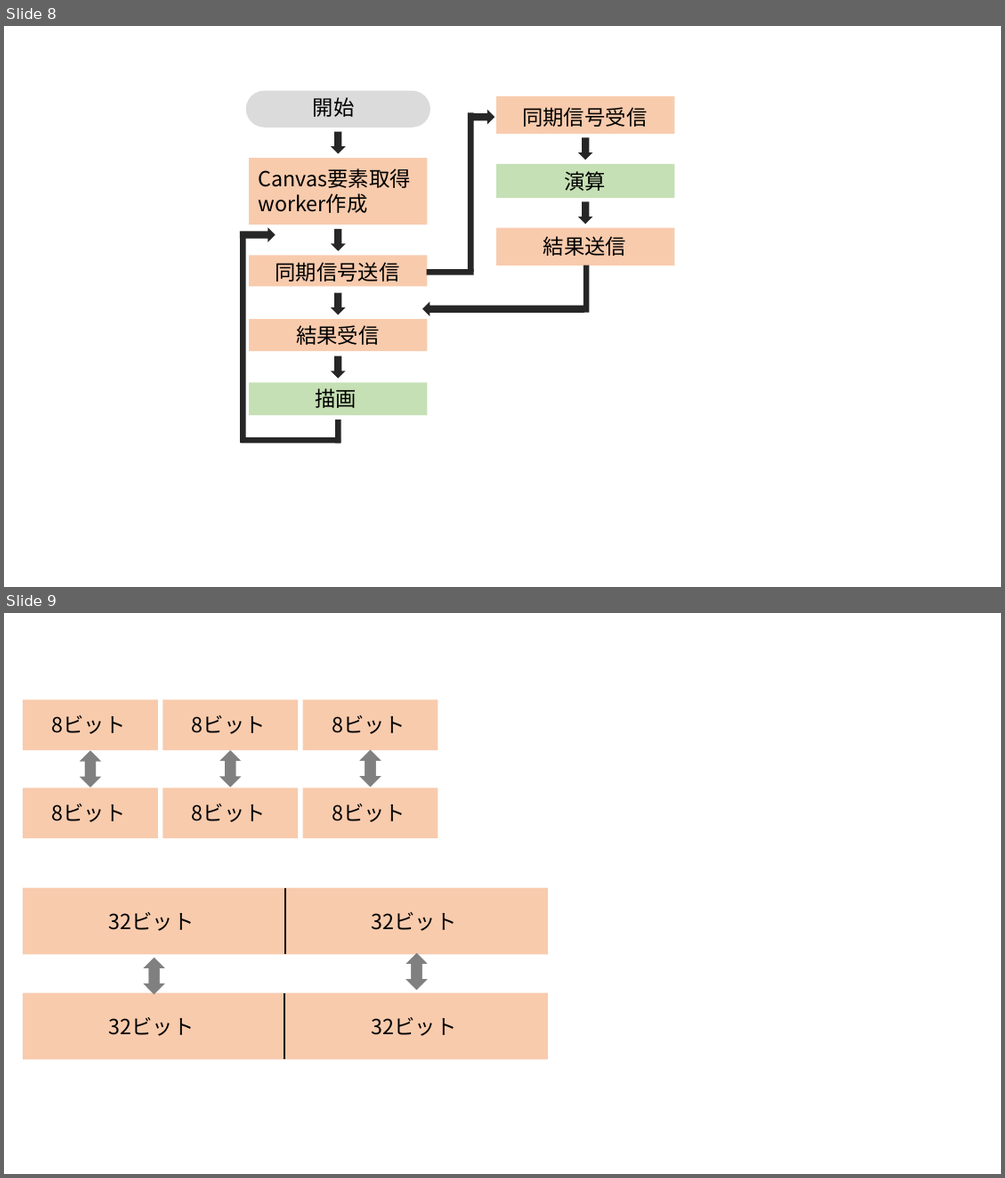
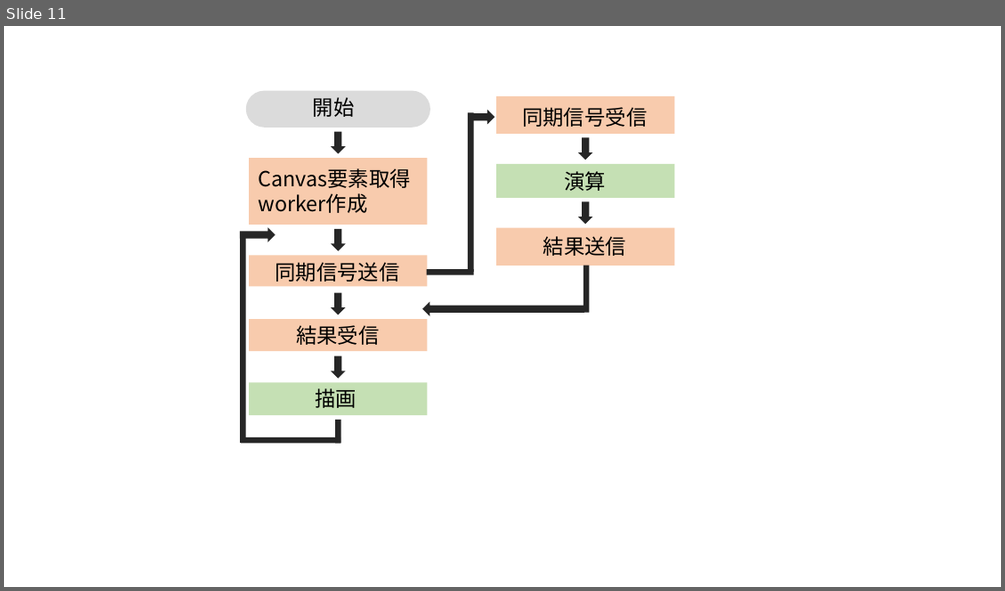
Before and after one commit to okmtaoo/-, a slide deck: 論文に使う画像.pptx. Shown one above the other, each under a label of ours: slides 8 and 9 before the commit, slide 11 after it. The pictures are 1005x1178 and 1005x591 pixels, drawn with LibreOffice and Linux fonts; fonts in the diff are those of the drawing. Boxes give left, top, right and bottom in pixels: in the first picture for what was removed or moved away, otherwise in the second. Text is boxed around its words. In the diff, an @@ line names an element or a change of style, - is before the commit and + after.

```diff
--- a/論文に使う画像.pptx
+++ b/論文に使う画像.pptx
@@ slide 9 removed at (4, 613, 1001, 1174), background #FFFFFF @@
@@ group removed at (23, 699, 438, 838): 6 rectangles, 6 texts, 6 down arrows @@
-8ビット
-8ビット
-8ビット
-8ビット
-8ビット
-8ビット
@@ group removed at (23, 888, 548, 1060): 4 rectangles, 4 texts, 4 down arrows, 2 lines @@
-32ビット
-32ビット
-32ビット
-32ビット
@@ what was slide 8 is now slide 11 @@
```
Also in this commit, not shown: 5 slides added, 1 other slide removed, 47 other files.
